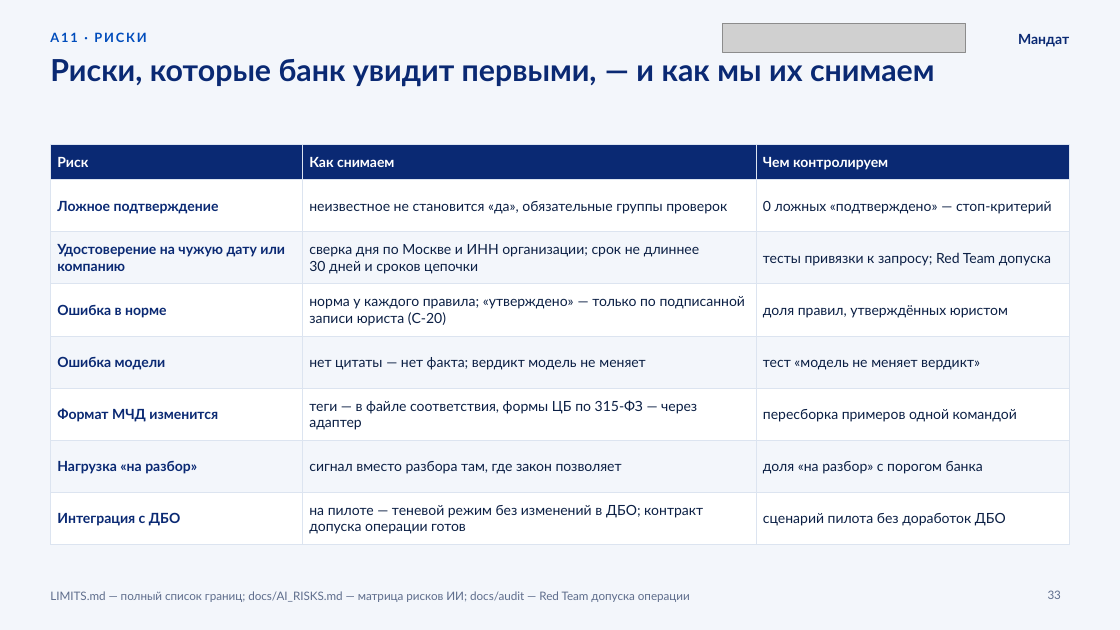
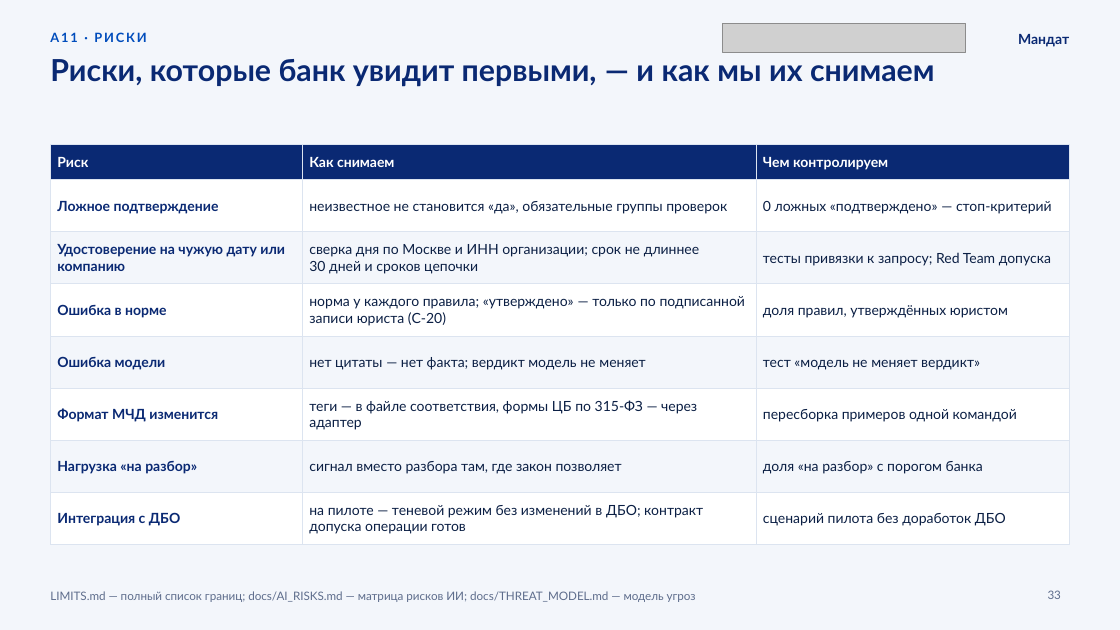
Before and after one commit to KonkovDV/Mandat, a slide deck: slide 33 of submission/slides/Mandat_VTB.pptx. Drawn at 1120x630 pixels with LibreOffice and Linux fonts; fonts in the diff are those of the drawing; grey boxes stand for pictures; background and template pictures are left out. Boxes give left, top, right and bottom in pixels: in the first picture for what was removed or moved away, otherwise in the second. Text is boxed around its words. In the diff, an @@ line names an element or a change of style, - is before the commit and + after.

```diff
--- a/submission/slides/Mandat_VTB.pptx
+++ b/submission/slides/Mandat_VTB.pptx
@@ text at (50, 591, 696, 602): text changed @@
-LIMITS.md — полный список границ; docs/AI_RISKS.md — матрица рисков ИИ; docs/audit — Red Team допуска операции
+LIMITS.md — полный список границ; docs/AI_RISKS.md — матрица рисков ИИ; docs/THREAT_MODEL.md — модель угроз
```
Also in this commit, not shown: 11 other slides changed, 9 other files.
